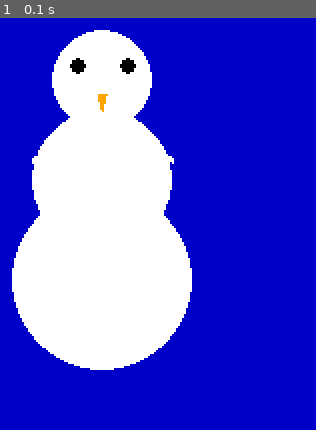
Above: before the commit, frame 1.
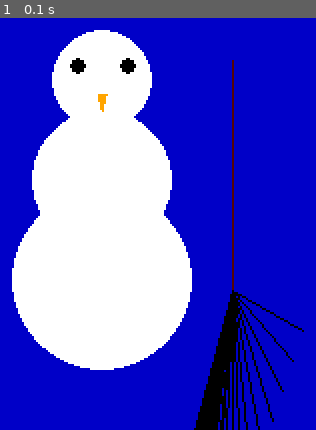
Above: after the commit, the same moment.

Repository: vadimkrivonogov/Vadim-PyGame
Game: pygame game, started from vadimkrivo2/vadimkrivo2.py
The game is run twice, just before and just after one commit, with the same random seed, the same clock (stepped at 60 frames per second) and the same inputs.
Inputs:
- Up to frame 1 (0.1 s): no input

The runs differ from the first frame. In frame 1, 3.5% of the frame differs, in the area x 10-97%, y 10-100%.

Commit message:
Update vadimkrivo2.py

Diff:
--- a/vadimkrivo2/vadimkrivo2.py
+++ b/vadimkrivo2/vadimkrivo2.py
@@ -13,18 +13,24 @@
 ORANGE = (255, 165, 0)
 #рисуем снеговика
 pygame.draw.circle(ekraani_pind, WHITE, (150, 125), 25) # голова
-pygame.draw.circle(ekraani_pind, WHITE, (150, 175), 35) # тело
+pygame.draw.circle(ekraani_pind, WHITE, (150, 175), 35) #шар1
 pygame.draw.circle(ekraani_pind, BLACK, (138, 118), 4) # левый глаз
 pygame.draw.circle(ekraani_pind, BLACK, (163, 118), 4) # правый глаз
 pygame.draw.polygon(ekraani_pind, ORANGE, [(150, 140), (152, 132), (148, 132)]) # нос
-pygame.draw.line(ekraani_pind, WHITE, (135, 155), (115, 165), 3) # левая рука
-pygame.draw.line(ekraani_pind, WHITE, (165, 155), (185, 165), 3) # правая рука
-pygame.draw.circle(ekraani_pind, WHITE, (142, 182), 5) # левая нога
-pygame.draw.circle(ekraani_pind, WHITE, (158, 182), 5) # правая нога
-pygame.draw.circle(ekraani_pind, WHITE, (150, 225), 45) # еще один круг снизу
+pygame.draw.circle(ekraani_pind, WHITE, (142, 182), 5) #шар2
+pygame.draw.circle(ekraani_pind, WHITE, (150, 225), 45) #шар3
+#метла
+pygame.draw.aaline(ekraani_pind, (85,5,5), (215,115), (215,230), 50)
+black=[0,0,0]
+lopp_x=250
+lopp_y=250
+for i in range(50):
+    pygame.draw.line(ekraani_pind,black,(215,230),(lopp_x,lopp_y),1)
+    lopp_x-=5
+    lopp_y+=15
 #команда, чтобы вывести это на экран
 pygame.display.flip()
-#бесконечный цыкл, чтобы окно не закрвывалось сразу, после открытия
+#бесконечный цикл, чтобы окно не закрывалось сразу, после открытия
 while True:
     event=pygame.event.poll()
     if event.type==pygame.QUIT:
